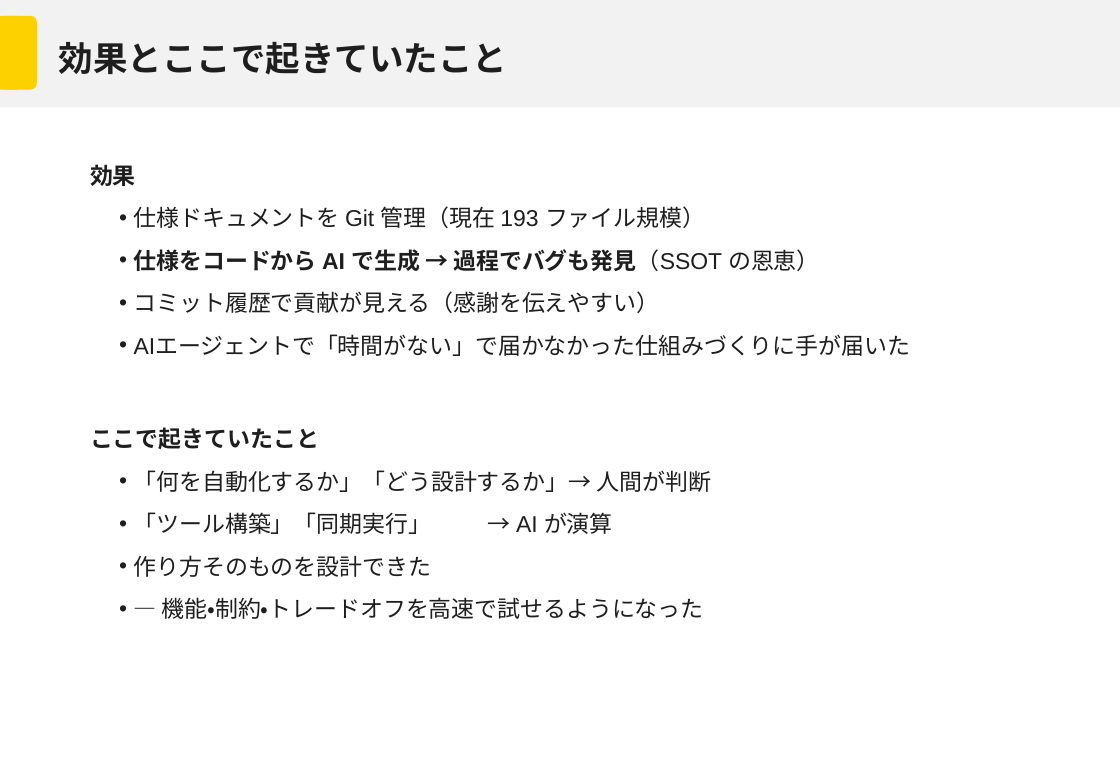
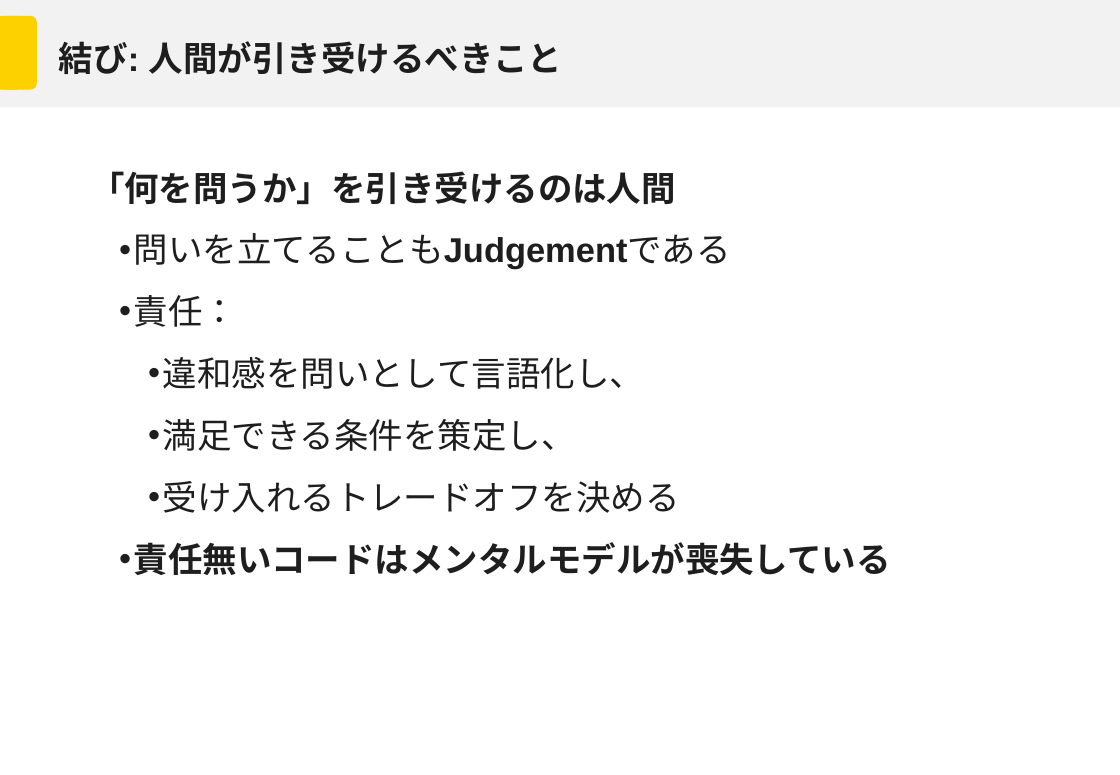
Before and after one commit to Mori-Taiki/Presentation, a slide deck: slide 25 of TechMeeting202604/techmeeting20260406.pptx (slide 13 before the commit). Drawn at 1120x775 pixels with LibreOffice and Linux fonts; fonts in the diff are those of the drawing; background and template pictures are left out. Boxes give left, top, right and bottom in pixels: in the first picture for what was removed or moved away, otherwise in the second. Text is boxed around its words. In the diff, an @@ line names an element or a change of style, - is before the commit and + after.

```diff
--- a/TechMeeting202604/techmeeting20260406.pptx
+++ b/TechMeeting202604/techmeeting20260406.pptx
@@ title at (59,41,563,74): text changed @@
-効果とここで起きていたこと
+結び: 人間が引き受けるべきこと
@@ text at (90,171,891,575): text changed; size 16 to 24 pt @@
-効果
-  • 仕様ドキュメントを Git 管理（現在 193 ファイル規模）
-  • 仕様をコードから AI で生成 → 過程でバグも発見（SSOT の恩恵）
-  • コミット履歴で貢献が見える（感謝を伝えやすい）
-  • AIエージェントで「時間がない」で届かなかった仕組みづくりに手が届いた
-ここで起きていたこと
-  • 「何を自動化するか」「どう設計するか」→ 人間が判断
-  • 「ツール構築」「同期実行」 → AI が演算
-  • 作り方そのものを設計できた
-  • — 機能・制約・トレードオフを高速で試せるようになった
+「何を問うか」を引き受けるのは人間
+  • 問いを立てることもJudgementである
+  • 責任：
+    • 違和感を問いとして言語化し、
+    • 満足できる条件を策定し、
+    • 受け入れるトレードオフを決める
+  • 責任無いコードはメンタルモデルが喪失している
```
Also in this commit, not shown: 8 other slides changed, 5 slides added.
